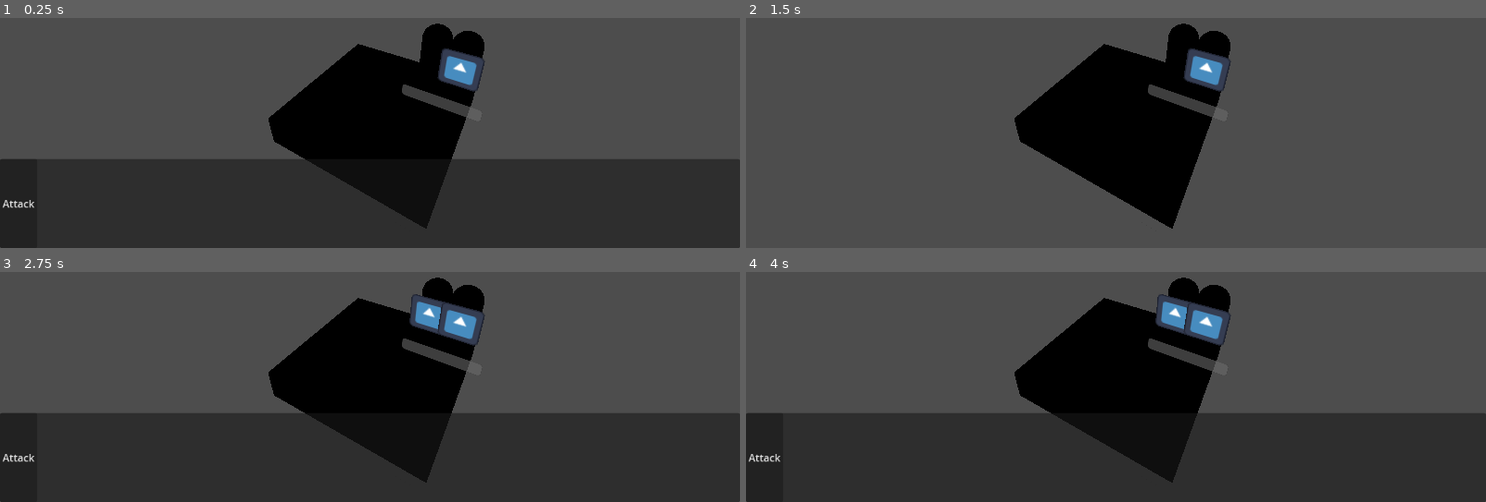
Above: before the commit, frames 1-4 (two rows, left to right).
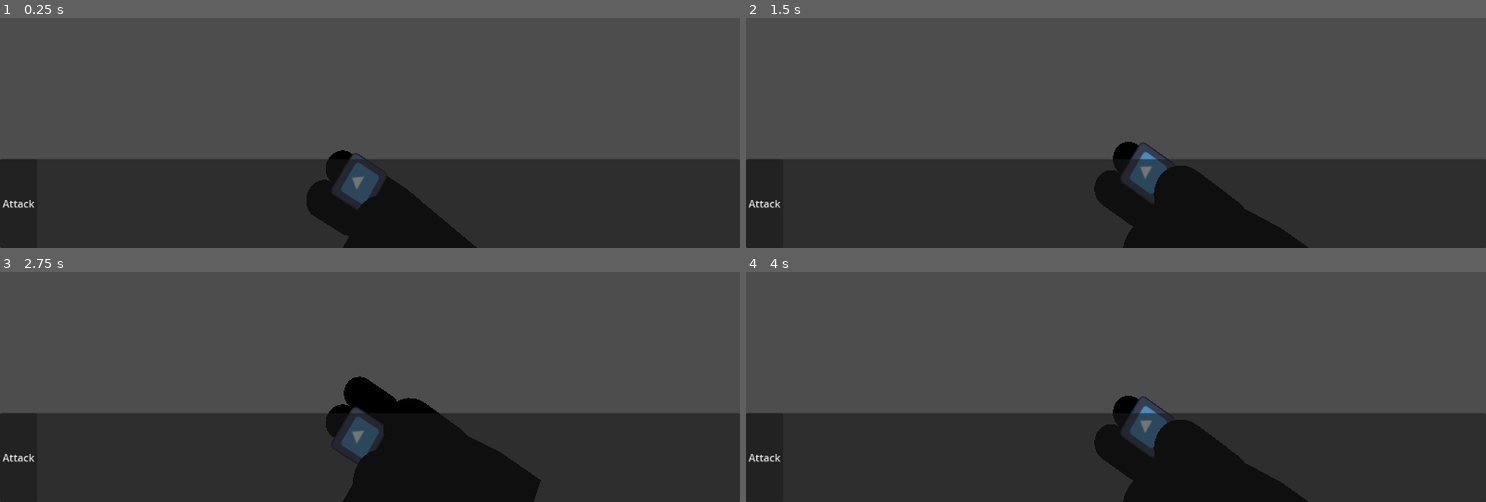
Above: after the commit, the same moments.

Repository: Fatbonks/Turn-based-rpg
Game: Godot game, scene res://world_scenes/battle_scene/battle_scene.tscn
The game is run twice, just before and just after one commit, with the same random seed, the same clock (stepped at 60 frames per second) and the same inputs. The engine's default icon, where the game draws it, is replaced by a stand-in: a white triangle on a blue panel in a dark square.
Inputs:
- Up to frame 1 (0.25 s): no input
- Up to frame 2 (1.5 s): click "Attack" at 0.5 s; hold D (right) from 1.28 s (still down)
- Up to frame 3 (2.75 s): tap Enter at 2 s; release D (right) at 2.03 s; hold A (left) from 2.03 s (still down)
- Up to frame 4 (4 s): tap Space at 2.75 s; release A (left) at 2.78 s; hold D (right) from 2.78 s (still down); tap Enter at 3.5 s

The runs differ from the first frame. In frame 1, 16% of the frame differs, in the area x 36-66%, y 2-100%; in frame 2, 48%, in the area x 0-100%, y 2-100%; in frame 3, 16%; in frame 4, 16%.

Commit message:
trying to make camera look at enemy

Diff:
--- a/Resources/scripts/character_stats.gd
+++ b/Resources/scripts/character_stats.gd
@@ -8,7 +8,7 @@
 @export var health:int
 @export var damage:int
 @export var speed:int
-
+var id:int
 
 func add_health(amount:int):
 	health += amount
@@ -20,3 +20,6 @@
 	health -= damage
 	if health <= 0:
 		dead.emit()
+
+func generate_id(num:int):
+	id += num
--- a/autoload/autoload.gd
+++ b/autoload/autoload.gd
@@ -9,12 +9,13 @@
 
 func _ready():
 	add_to_party(PLAYER)
+	add_to_party(PLAYER)
 	add_to_enemy(ENEMY)
 	add_to_enemy(ENEMY)
 
 func add_to_party(member:PackedScene):
-	if player_party.find(member) != -1 or len(player_party) == party_limit:
-		return
+	#if player_party.find(member) != -1 or len(player_party) == party_limit:
+		#return
 	player_party.append(member)
 
 func add_to_enemy(enemy:PackedScene):
--- a/objects/enemies/enemy.gd
+++ b/objects/enemies/enemy.gd
@@ -21,5 +21,6 @@
 	sprite_3d.visible = true
 
 func death():
-	battle_scene.remove_from_turn_list(stats.name)
+	print(stats.id)
+	battle_scene.remove_from_turn_list(stats.id)
 	queue_free()
--- a/objects/player/player.gd
+++ b/objects/player/player.gd
@@ -2,7 +2,7 @@
 extends CharacterBody3D
 @export var stats:characterStats
 var battle_scene:battleScene
-
+var camera_pos:Vector3 = Vector3(4, 4, 7)
 func _ready():
 	stats.is_turn.connect(is_turn)
 	if get_parent().owner is battleScene:
@@ -12,3 +12,11 @@
 
 func is_turn():
 	battle_scene.player_turn()
+	#print(camera_pos)
+	battle_scene.camera_3d.position = camera_pos
+	#print(battle_scene.camera_3d.position)
+
+
+
+func _on_button_pressed():
+	print("hi")
--- a/objects/player/player.tscn
+++ b/objects/player/player.tscn
@@ -4,6 +4,7 @@
 [ext_resource type="Script" path="res://Resources/scripts/character_stats.gd" id="2_vfna3"]
 
 [sub_resource type="Resource" id="Resource_u0lpm"]
+resource_local_to_scene = true
 script = ExtResource("2_vfna3")
 name = ""
 max_health = 10
@@ -24,6 +25,7 @@
 [sub_resource type="CanvasItemMaterial" id="CanvasItemMaterial_1u701"]
 
 [node name="player" type="CharacterBody3D"]
+transform = Transform3D(1, 0, 0, 0, 0.976672, -0.214735, 0, 0.214735, 0.976672, 0, 0, 0)
 script = ExtResource("1_q580v")
 stats = SubResource("Resource_u0lpm")
 
@@ -34,13 +36,14 @@
 mesh = SubResource("CapsuleMesh_adgg1")
 
 [node name="Sprite3D" type="Sprite3D" parent="."]
-transform = Transform3D(1, 0, 0, 0, 1, 0, 0, 0, 1, 2, -1, 0)
+transform = Transform3D(1, 0, 0, 0, 1, 0, 0, 0, 1, 0.456636, 0.972007, 0)
 texture = SubResource("ViewportTexture_1fsnn")
 
 [node name="SubViewport" type="SubViewport" parent="."]
 transparent_bg = true
 
 [node name="CanvasLayer" type="CanvasLayer" parent="SubViewport"]
+visible = false
 
 [node name="Control" type="Control" parent="SubViewport/CanvasLayer"]
 layout_mode = 3
@@ -58,3 +61,13 @@
 step = 1.0
 value = 100.0
 show_percentage = false
+
+[node name="Button" type="Button" parent="SubViewport/CanvasLayer/Control"]
+layout_mode = 0
+offset_left = 297.0
+offset_top = 207.0
+offset_right = 740.0
+offset_bottom = 392.0
+text = "dawdas"
+
+[connection signal="pressed" from="SubViewport/CanvasLayer/Control/Button" to="." method="_on_button_pressed"]
--- a/world_scenes/battle_scene/battle_scene.gd
+++ b/world_scenes/battle_scene/battle_scene.gd
@@ -3,6 +3,7 @@
 @onready var party_spawnpoints:Node3D = %party_spawnpoints
 @onready var enemy_spawnpoints:Node3D = %enemy_spawnpoints
 @onready var battle_ui:CanvasLayer = %battle_Ui
+@onready var camera_3d:Camera3D = %Camera3D
 
 var choose_enemy:bool
 var is_enemy_turn:bool
@@ -25,6 +26,8 @@
 			party_spawnpoints.add_child(inst)
 			inst.global_position = party_spawnpoints.global_position
 			inst.global_position.x -= i
+			inst.camera_pos.x -= i + 1
+			inst.stats.generate_id(i + 1)
 			turnList.append(inst.stats)
 	for i in range(len(Autoload.enemies)):
 		var inst:Enemy = Autoload.enemies[i].instantiate()
@@ -33,12 +36,12 @@
 			enemy_spawnpoints.add_child(inst)
 			inst.global_position = enemy_spawnpoints.global_position
 			inst.global_position.x -= i
+			inst.stats.generate_id(i + 2)
 			turnList.append(inst.stats)
 	sort_turn_list()
 
 func start_battle():
 	turnList[0].is_turn.emit()
-
 
 func end_battle():
 	if instance_enemies.size() > 0:
@@ -47,7 +50,6 @@
 		var temp = turnList[0]
 		turnList.pop_front()
 		turnList.push_back(temp)
-		print(instance_players[0].stats.health, "health")
 		await get_tree().create_timer(0.5).timeout
 		start_battle()
 
@@ -56,6 +58,7 @@
 	current_enemy = 0
 	instance_enemies[current_enemy].focus()
 	battle_ui.show()
+	_look_at_enemy(instance_enemies[current_enemy].global_position)
 
 func enemy_turn(damage:int):
 	var pick = randi_range(0, instance_players.size() - 1)
@@ -69,18 +72,22 @@
 		if current_enemy > len(instance_enemies) - 1:
 			current_enemy = len(instance_enemies) - 1
 			instance_enemies[current_enemy].focus()
+			_look_at_enemy(instance_enemies[current_enemy].global_position)
 		else:
 			instance_enemies[current_enemy - 1].unfocus()
 			instance_enemies[current_enemy].focus()
+			_look_at_enemy(instance_enemies[current_enemy].global_position)
 	elif event.is_action_pressed("right") and choose_enemy:
 		instance_enemies[current_enemy].unfocus()
 		current_enemy -= 1
 		if current_enemy < 0:
 			current_enemy = 0
 			instance_enemies[current_enemy].focus()
+			_look_at_enemy(instance_enemies[current_enemy].global_position)
 		else:
 			instance_enemies[current_enemy + 1].unfocus()
 			instance_enemies[current_enemy].focus()
+			_look_at_enemy(instance_enemies[current_enemy].global_position)
 
 
 func weighted_ran(attack_chance:int):
@@ -103,15 +110,23 @@
 		instance_enemies[current_enemy].stats.take_damage(turnList[0].damage)
 		end_battle()
 
-func remove_from_turn_list(removed_object:String):
+func remove_from_turn_list(removed_object:int):
 	for object in range(len(turnList) - 1):
-		if turnList[object].name == removed_object:
+		if turnList[object].id == removed_object:
 			turnList.pop_at(object)
 	for i in len(instance_enemies):
-		if instance_enemies[i - 1].stats.name == removed_object:
+		if instance_enemies[i - 1].stats.id == removed_object:
 			instance_enemies.pop_at(i - 1)
 	if instance_enemies.size() > 0:
 		current_enemy = 0
 		instance_enemies[current_enemy].focus()
 	else:
 		choose_enemy = false
+
+func _look_at_enemy(look_pos:Vector3):
+	var tween = create_tween()
+	print(instance_enemies[current_enemy].global_position)
+	print(camera_3d.global_position)
+	var val = camera_3d.global_position.direction_to(look_pos)
+	print(val)
+	tween.tween_property(camera_3d, "rotation", val, 0.2)
--- a/world_scenes/battle_scene/battle_scene.tscn
+++ b/world_scenes/battle_scene/battle_scene.tscn
@@ -10,7 +10,8 @@
 size = Vector3(5, 1, 5)
 
 [node name="Camera3D" type="Camera3D" parent="."]
-transform = Transform3D(0.866025, -0.25, 0.433013, 0, 0.866025, 0.5, -0.5, -0.433013, 0.75, 3, 6, 6)
+unique_name_in_owner = true
+transform = Transform3D(1, 0, 0, 0, 1, 0, 0, 0, 1, 3, 4, 7)
 
 [node name="party_spawnpoints" type="Node3D" parent="."]
 unique_name_in_owner = true
